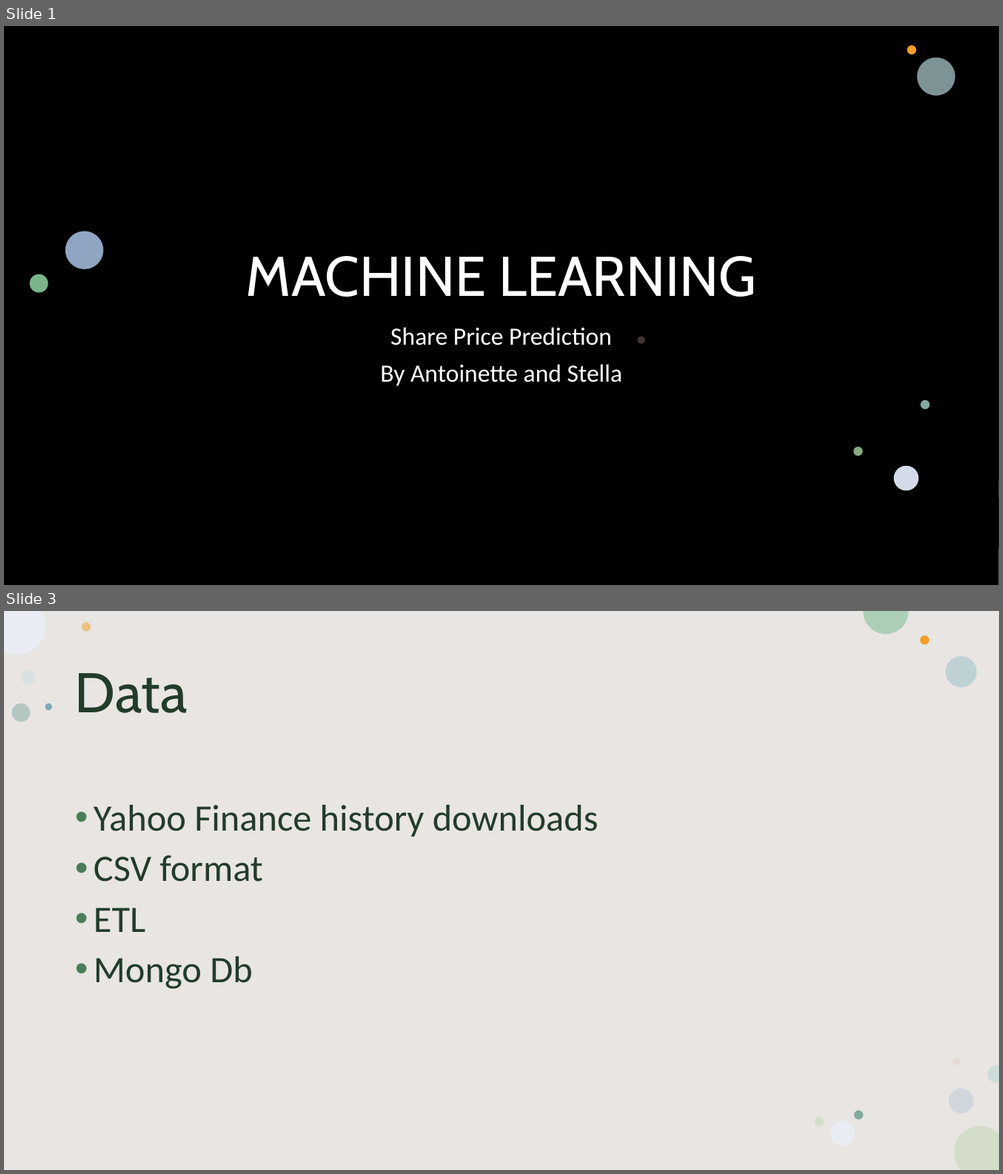
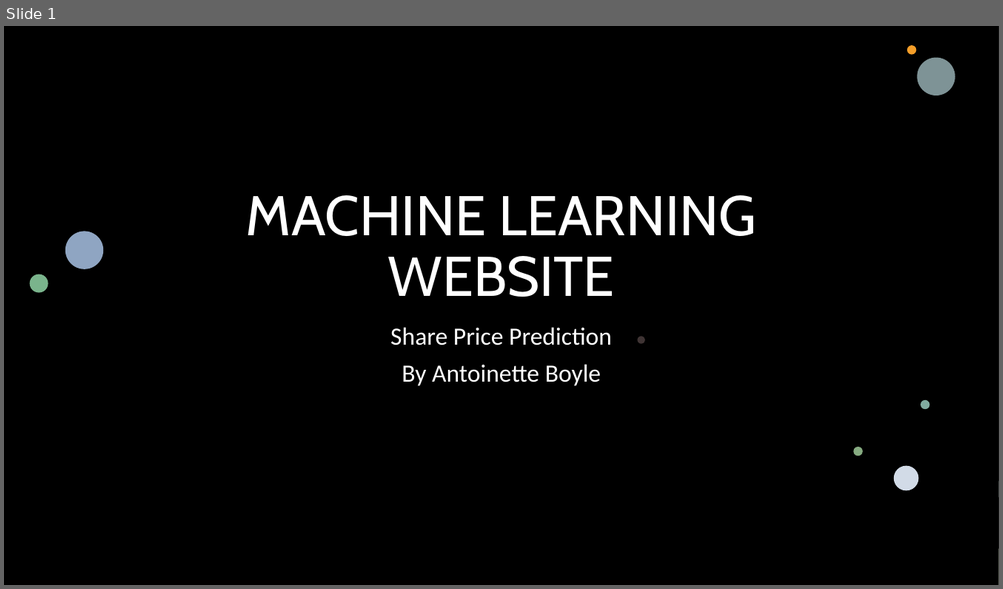
Before and after one commit to antoinetteboyle/Demystifying-ML, a slide deck: MACHINE LEARNING.pptx. Shown one above the other, each under a label of ours: slides 1 and 3 before the commit, slide 1 after it; the slides between them are not shown. The pictures are 1003x1174 and 1003x589 pixels, drawn with LibreOffice and Linux fonts; fonts in the diff are those of the drawing; background and template pictures are left out; a plain dark background stands for a picture behind light text. Boxes give left, top, right and bottom in pixels: in the first picture for what was removed or moved away, otherwise in the second. Text is boxed around its words. In the diff, an @@ line names an element or a change of style, - is before the commit and + after.

Commit message:
latest updates to website

```diff
--- a/MACHINE LEARNING.pptx
+++ b/MACHINE LEARNING.pptx
@@ slide 3 removed at <box>4,611,999,1170</box>, background #FFFFFF; not listed: 4 template elements that a slide beside it also shows @@
@@ rectangle removed at <box>4,611,999,1170</box> @@
@@ title removed at <box>75,673,188,713</box> @@
-Data
@@ group removed at <box>11,622,977,1146</box>: 11 ellipses @@
@@ text removed at <box>94,805,598,989</box> @@
-• Yahoo Finance history downloads
-• CSV format
-• ETL
-• Mongo Db
@@ slide 1 changed as well @@
@@ title at <box>246,195,756,297</box>: text changed @@
-MACHINE LEARNING
+MACHINE LEARNING
+WEBSITE
@@ subtitle at <box>401,364,600,386</box>: text changed @@
-By Antoinette and Stella
+By Antoinette Boyle
```
Also in this commit, not shown: 4 other slides changed, 2 slides added, 2 other slides removed, 58 other files.
